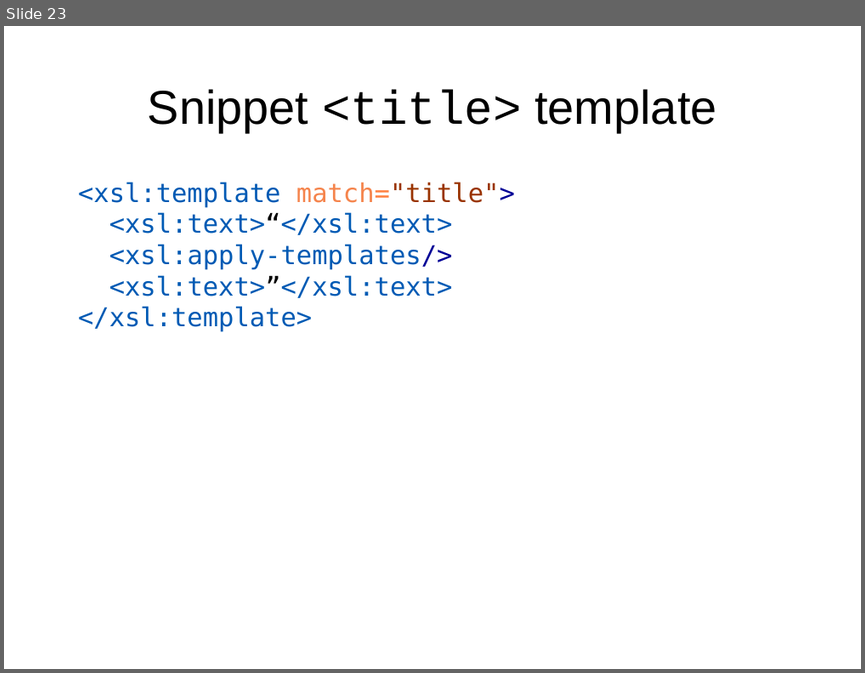
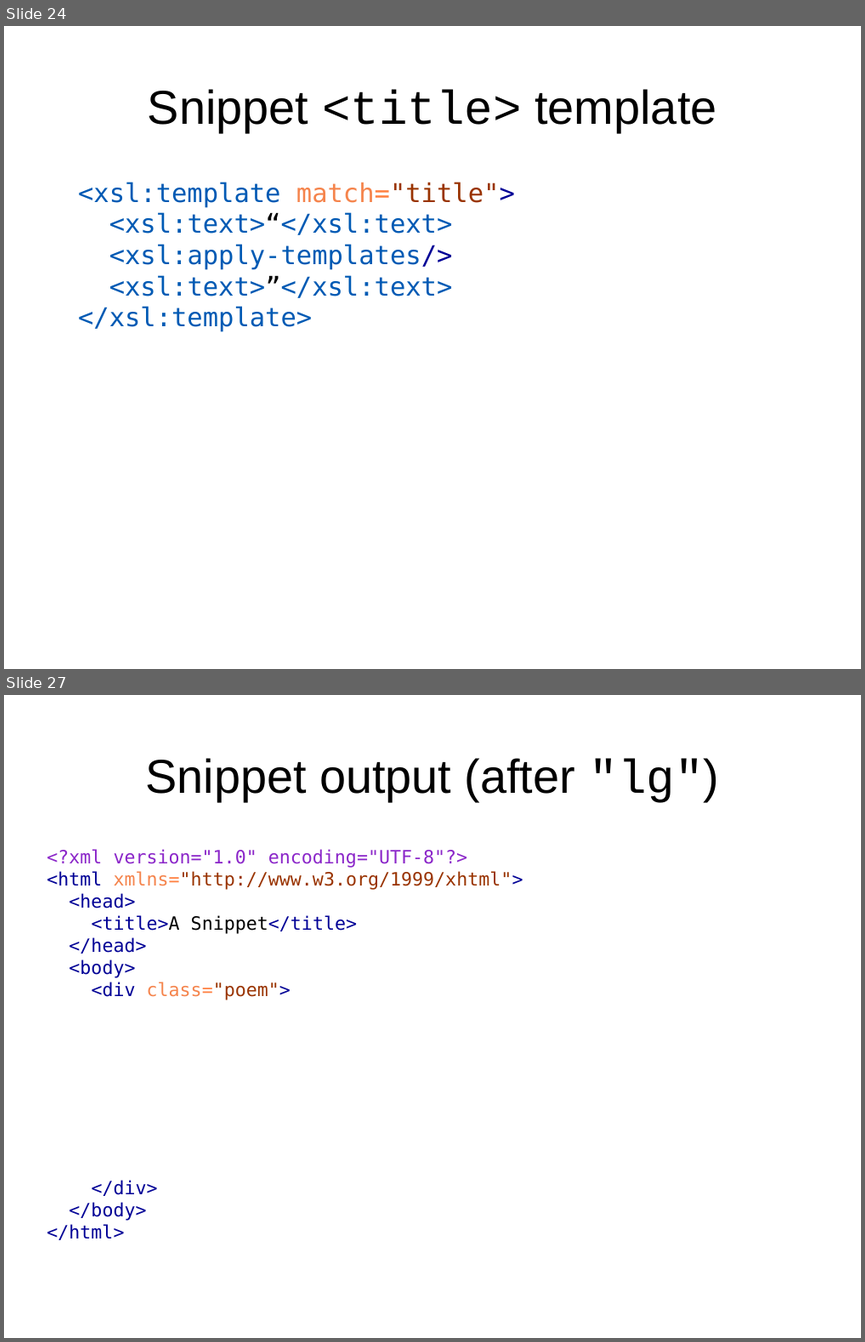
Before and after one commit to martindholmes/XSLT_workshops, a slide deck: intro/presentations/06_processing_model.odp. Shown one above the other, each under a label of ours: slide 23 before the commit, slides 24 and 27 after it; the slides between them are not shown. The pictures are 865x673 and 865x1342 pixels, drawn with LibreOffice and Linux fonts; fonts in the diff are those of the drawing. Boxes give left, top, right and bottom in pixels: in the first picture for what was removed or moved away, otherwise in the second. Text is boxed around its words. In the diff, an @@ line names an element or a change of style, - is before the commit and + after.

```diff
--- a/intro/presentations/06_processing_model.odp
+++ b/intro/presentations/06_processing_model.odp
@@ slide 27 added at [4,695,861,1338], background #FFFFFF @@
@@ title added at [145,758,720,803], 44 pt, text #000000 @@
+Snippet output (after "lg")
@@ text added at [46,849,523,1240], 17 pt, text #000096 @@
+<?xml version="1.0" encoding="UTF-8"?>
+<html xmlns="http://www.w3.org/1999/xhtml">
+<head>
+<title>A Snippet</title>
+</head>
+<body>
+<div class="poem">
+</div>
+</body>
+</html>
@@ what was slide 23 is now slide 24 @@
```
Also in this commit, not shown: 1 slide changed, 10 other slides added.
